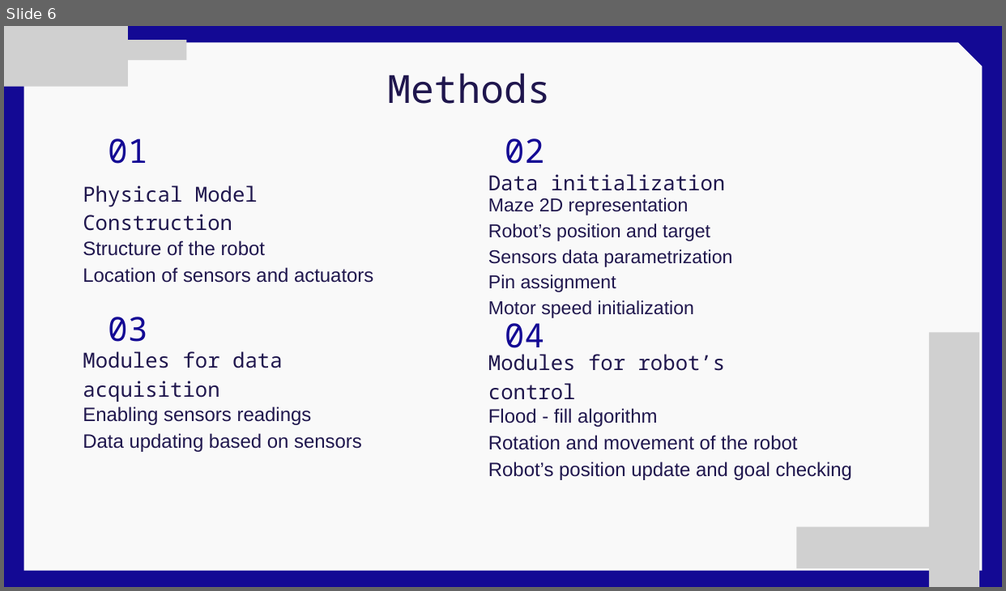
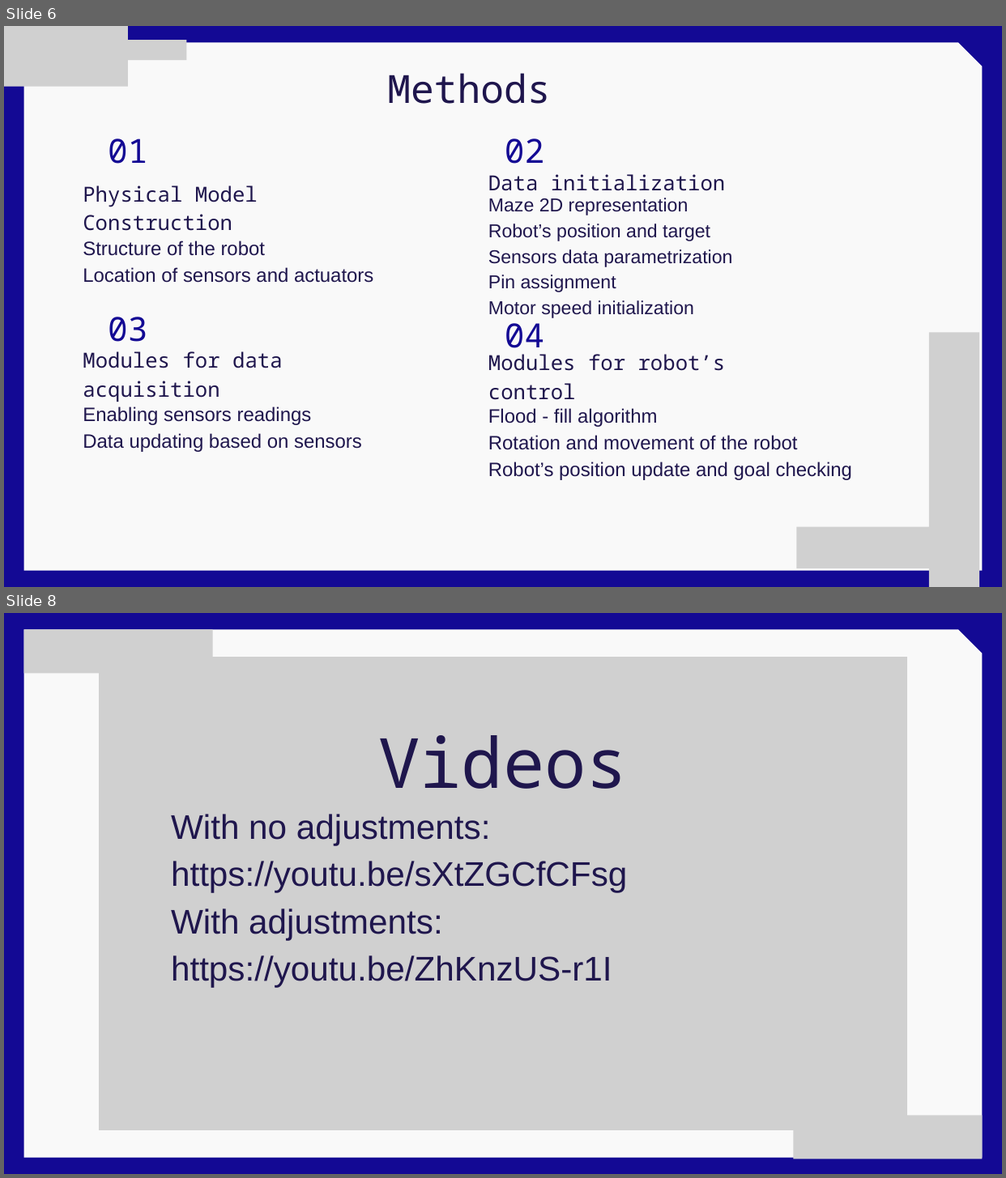
Before and after one commit to GenCabMon/proy_final_controlcont, a slide deck: Flood-Fill Algorithm for Maze Solving.pptx. Shown one above the other, each under a label of ours: slide 6 before the commit, slides 6 and 8 after it; the slides between them are not shown. The pictures are 1006x591 and 1006x1178 pixels, drawn with LibreOffice and Linux fonts; fonts in the diff are those of the drawing; grey boxes stand for pictures. Boxes give left, top, right and bottom in pixels: in the first picture for what was removed or moved away, otherwise in the second. Text is boxed around its words. In the diff, an @@ line names an element or a change of style, - is before the commit and + after.

```diff
--- a/Flood-Fill Algorithm for Maze Solving.pptx
+++ b/Flood-Fill Algorithm for Maze Solving.pptx
@@ slide 8 added at (4, 613, 1002, 1174), background #130994 @@
@@ freeform shape added at (24, 629, 982, 1158), fill #F9F9F9 @@
@@ picture added at (24, 629, 212, 674) @@
@@ picture added at (99, 657, 906, 1131) @@
@@ picture added at (368, 672, 637, 722) @@
@@ text added at (378, 735, 628, 789), 100 pt, text #1F164D @@
+Videos
@@ text added at (171, 814, 627, 987), 49.5 pt, text #1F164D @@
+With no adjustments: https://youtu.be/sXtZGCfCFsg
+With adjustments: https://youtu.be/ZhKnzUS-r1I
@@ picture added at (368, 1065, 637, 1115) @@
@@ picture added at (794, 1115, 982, 1160) @@
```
Also in this commit, not shown: 3 other slides added, 3 slides removed, 1 other file.
